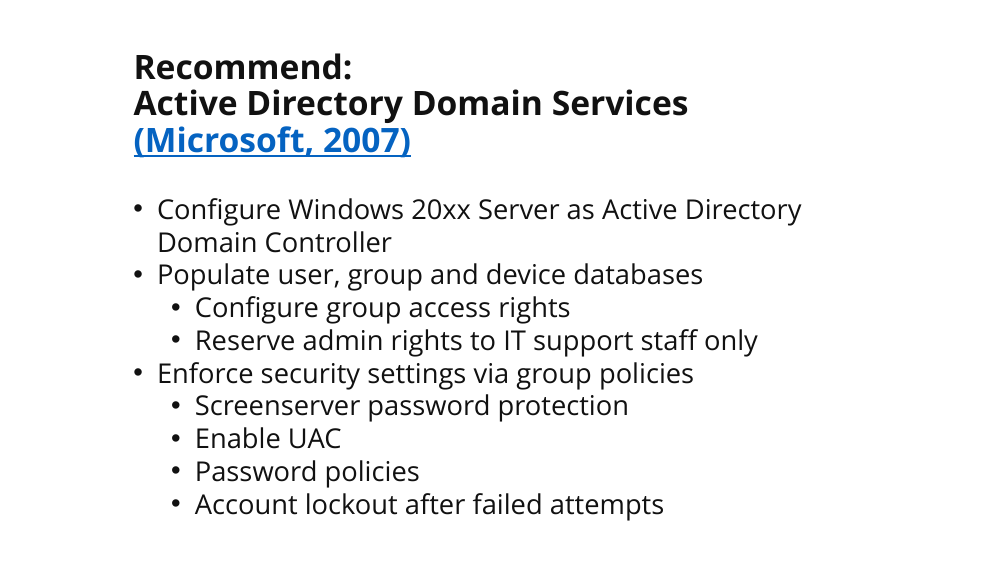
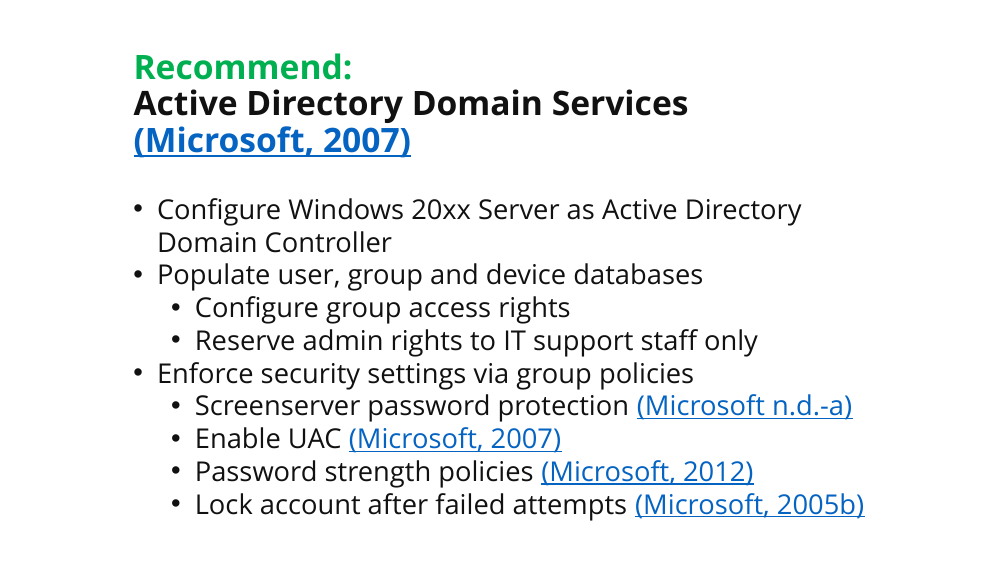
Before and after one commit to martymcflywa/ecu, a slide deck: slide 17 of year_1/sem_2/CSI1101_computer_security/0b_assignment_2_[22MAY15_0900]/dev/CSI1101_PONCE_A2_v03.pptx. Drawn at 1008x567 pixels with LibreOffice and Linux fonts; fonts in the diff are those of the drawing. Boxes give left, top, right and bottom in pixels: in the first picture for what was removed or moved away, otherwise in the second. Text is boxed around its words. In the diff, an @@ line names an element or a change of style, - is before the commit and + after.

```diff
--- a/year_1/sem_2/CSI1101_computer_security/0b_assignment_2_[22MAY15_0900]/dev/CSI1101_PONCE_A2_v03.pptx
+++ b/year_1/sem_2/CSI1101_computer_security/0b_assignment_2_[22MAY15_0900]/dev/CSI1101_PONCE_A2_v03.pptx
@@ title "Recommend: Active Directory Domain Services ..." at (134, 53, 689, 158): text colour #111111 to #00B050 in "Recommend:" @@
@@ text at (195, 394, 864, 521): text changed @@
-  • Screenserver password protection
-  • Enable UAC
-  • Password policies
-  • Account lockout after failed attempts
+  • Screenserver password protection (Microsoft n.d.-a)
+  • Enable UAC (Microsoft, 2007)
+  • Password strength policies (Microsoft, 2012)
+  • Lock account after failed attempts (Microsoft, 2005b)
```
Also in this commit, not shown: 9 other slides changed, 1 slide added.
